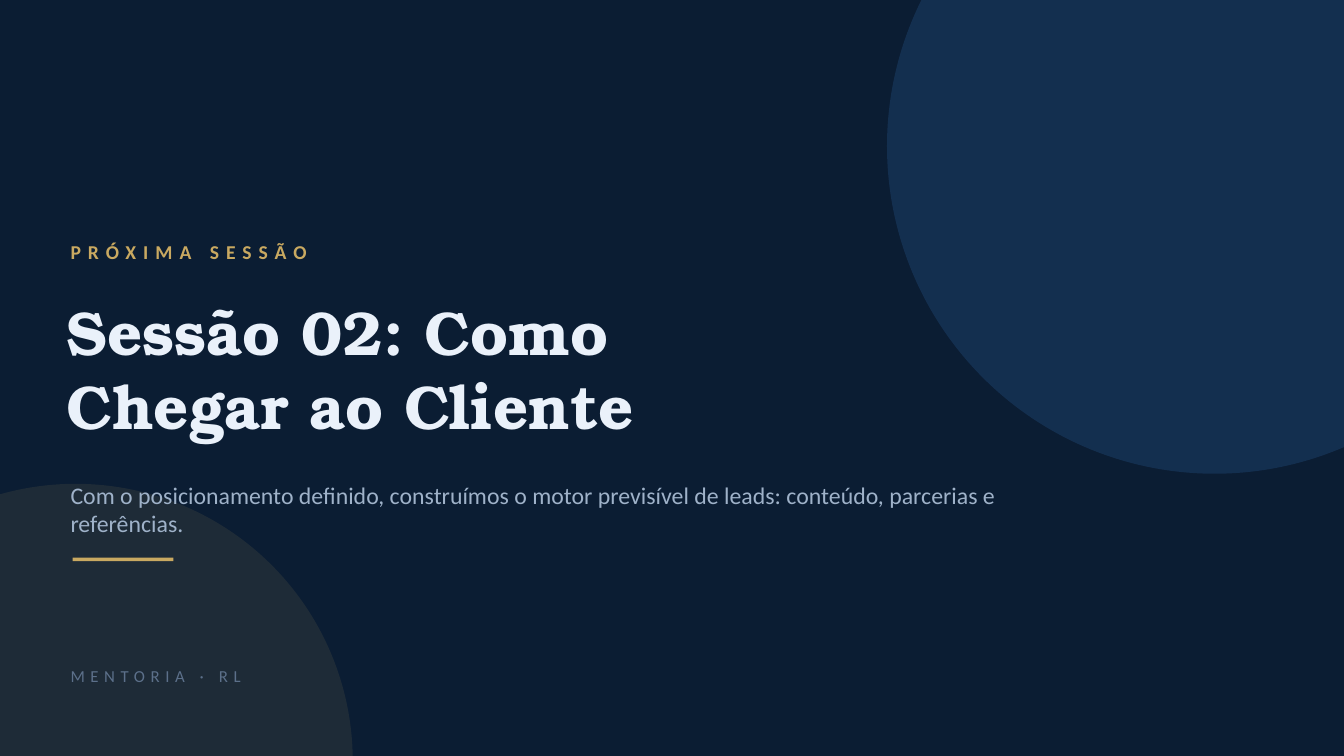
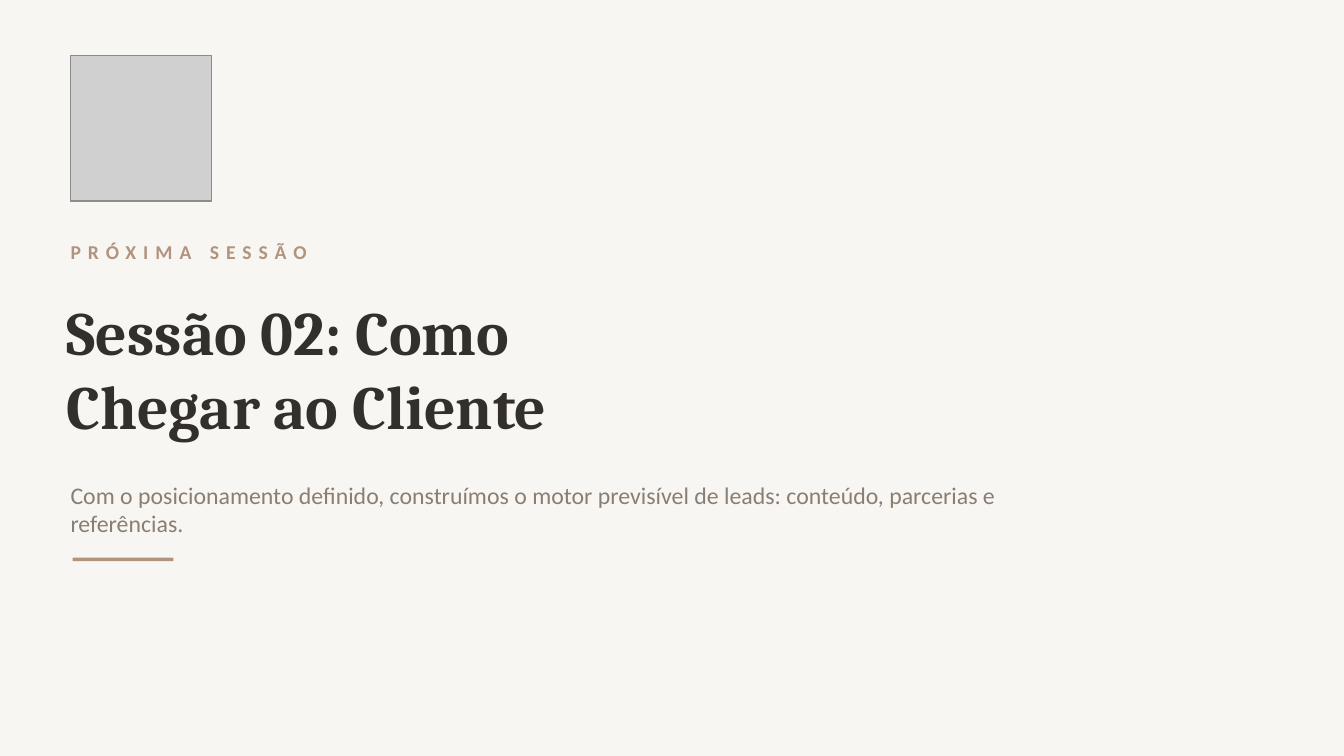
Before and after one commit to geralrlphoto/rl-menu, a slide deck: slide 22 of public/wedding-mentor-files/S1_Posicionamento.pptx. Drawn at 1344x756 pixels with LibreOffice and Linux fonts; fonts in the diff are those of the drawing; grey boxes stand for pictures. Boxes give left, top, right and bottom in pixels: in the first picture for what was removed or moved away, otherwise in the second. Text is boxed around its words. In the diff, an @@ line names an element or a change of style, - is before the commit and + after.

```diff
--- a/public/wedding-mentor-files/S1_Posicionamento.pptx
+++ b/public/wedding-mentor-files/S1_Posicionamento.pptx
@@ background #0B1D33 to #F8F6F3 @@
@@ ellipse removed at (x1=887, y1=0, x2=1344, y2=474) @@
@@ picture added at (x1=71, y1=55, x2=212, y2=201) @@
@@ text "PRÓXIMA SESSÃO" at (x1=71, y1=243, x2=307, y2=259): text colour #C9A961 to #B1937E @@
@@ text "Sessão 02: Como" at (x1=66, y1=313, x2=546, y2=443): font TeX Gyre Bonum to Cambria, text colour #EAF1FA to #33302B @@
@@ text "Com o posicionamento definido, construímos ..." at (x1=71, y1=487, x2=995, y2=532): text colour #9FB2C9 to #8A7E72 @@
@@ ellipse removed at (x1=0, y1=484, x2=353, y2=756) @@
@@ line (73, 560) - (173, 560): stroke #C9A961 2.5 pt to #B1937E 2.5 pt @@
@@ text removed at (x1=71, y1=671, x2=241, y2=682) @@
-MENTORIA · RL
```
Also in this commit, not shown: 21 other slides changed, 7 other files.
